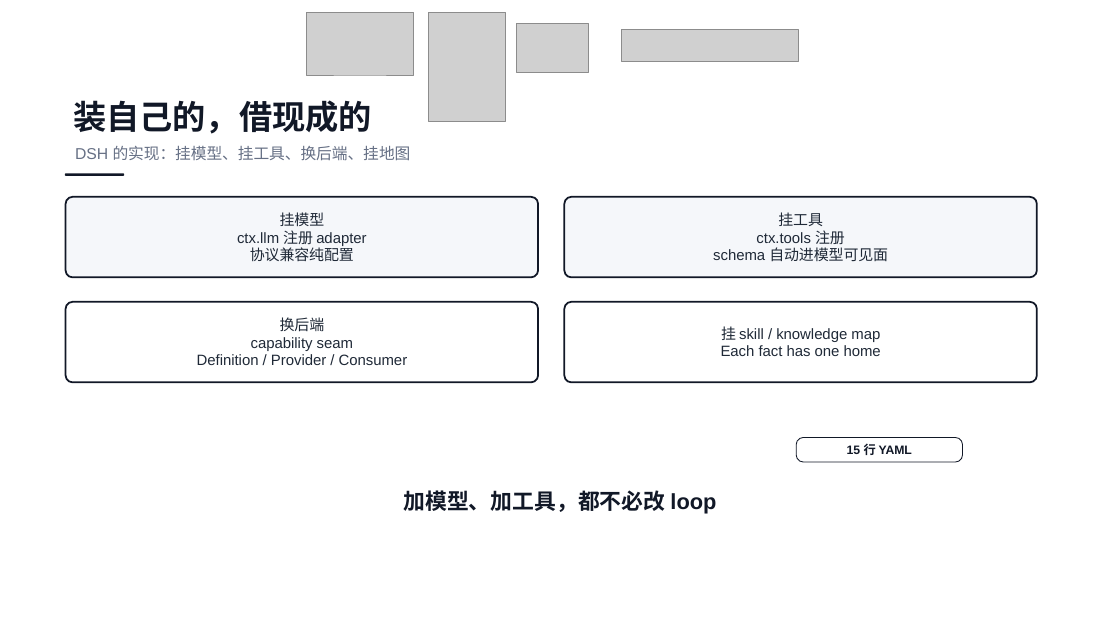
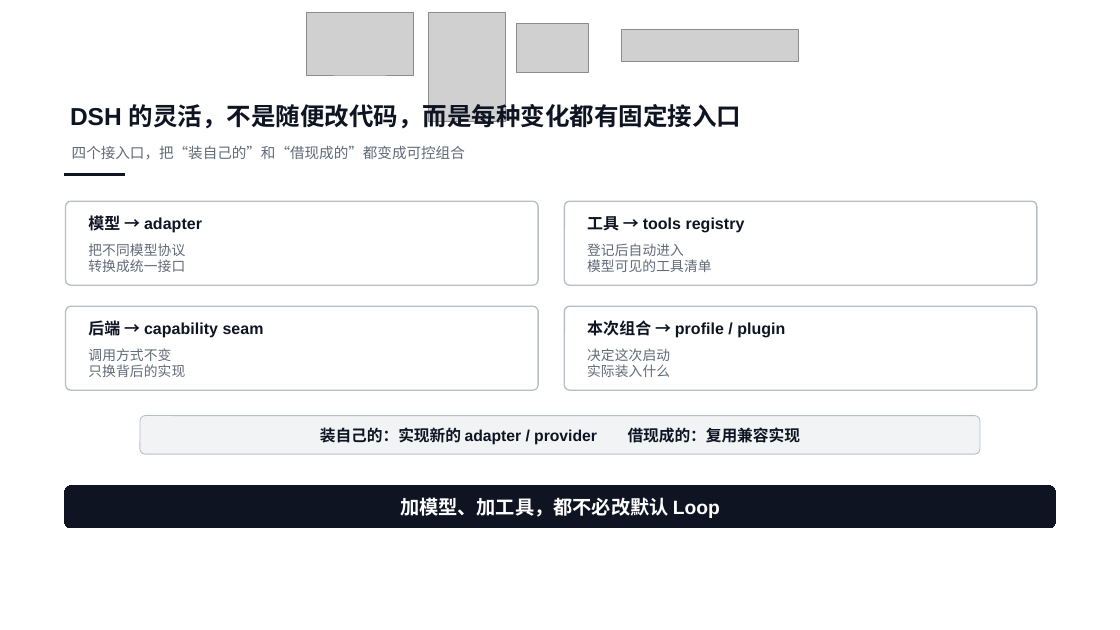
Before and after one commit to ethan-jiang-1/ai_dev_sdlc_aidc, a slide deck: slide 20 of talk-ai-coding-evolution/05_output/v3/OPC航海指南-harness-v3.pptx. Drawn at 1120x630 pixels with LibreOffice and Linux fonts; fonts in the diff are those of the drawing; grey boxes stand for pictures. Boxes give left, top, right and bottom in pixels: in the first picture for what was removed or moved away, otherwise in the second. Text is boxed around its words. In the diff, an @@ line names an element or a change of style, - is before the commit and + after.

```diff
--- a/talk-ai-coding-evolution/05_output/v3/OPC航海指南-harness-v3.pptx
+++ b/talk-ai-coding-evolution/05_output/v3/OPC航海指南-harness-v3.pptx
@@ text added at (70, 100, 741, 128), 21 pt, text #0F1423, bold @@
+DSH 的灵活，不是随便改代码，而是每种变化都有固定接入口
@@ text at (72, 146, 465, 159): text changed; size 28.5 to 12.5 pt; text colour #111827 to #626A78; bold off @@
-装自己的，借现成的
+四个接入口，把“装自己的”和“借现成的”都变成可控组合
@@ text removed at (75, 146, 411, 161) @@
-DSH 的实现：挂模型、挂工具、换后端、挂地图
@@ rounded rectangle removed at (66, 197, 538, 277) @@
-挂模型
-ctx.llm 注册 adapter
-协议兼容纯配置
@@ rounded rectangle added at (66, 202, 538, 286), fill #FFFFFF, outline #B8BEC8 1.13 pt @@
@@ rounded rectangle removed at (565, 197, 1037, 277) @@
-挂工具
-ctx.tools 注册
-schema 自动进模型可见面
@@ rounded rectangle added at (565, 202, 1037, 286), fill #FFFFFF, outline #B8BEC8 1.13 pt @@
@@ text added at (88, 213, 202, 234), 13.8 pt, text #0F1423, bold @@
+模型 → adapter
@@ text added at (587, 216, 745, 233), 13.8 pt, text #0F1423, bold @@
+工具 → tools registry
@@ text added at (88, 243, 185, 272), 11.9 pt, text #626A78 @@
+把不同模型协议
+转换成统一接口
@@ text added at (587, 243, 712, 272), 11.9 pt, text #626A78 @@
+登记后自动进入
+模型可见的工具清单
@@ rounded rectangle added at (66, 307, 538, 391), fill #FFFFFF, outline #B8BEC8 1.13 pt @@
@@ text "后端 → capability seam": place and size @@
-text "后端 → capability seam" at (66, 302, 538, 382)
+text "后端 → capability seam" at (88, 318, 264, 339)
@@ text "后端 → capability seam" at (88, 318, 264, 339): fill #FFFFFF to none; outline #111827 1.5 pt to none @@
@@ text at (88, 318, 264, 339): text changed; size 12.8 to 13.8 pt; text colour #1F2937 to #0F1423; bold on @@
-换后端
-capability seam
-Definition / Provider / Consumer
+后端 → capability seam
@@ rounded rectangle removed at (565, 302, 1037, 382) @@
-挂 skill / knowledge map
-Each fact has one home
@@ rounded rectangle added at (565, 307, 1037, 391), fill #FFFFFF, outline #B8BEC8 1.13 pt @@
@@ text added at (587, 320, 785, 338), 13.8 pt, text #0F1423, bold @@
+本次组合 → profile / plugin
@@ text added at (88, 348, 185, 377), 11.9 pt, text #626A78 @@
+调用方式不变
+只换背后的实现
@@ text added at (587, 348, 670, 377), 11.9 pt, text #626A78 @@
+决定这次启动
+实际装入什么
@@ rounded rectangle added at (140, 416, 981, 455), fill #F1F3F5, outline #B8BEC8 0.75 pt, 13.5 pt, text #0F1423, bold @@
+装自己的：实现新的 adapter / provider 借现成的：复用兼容实现
@@ rounded rectangle removed at (797, 438, 963, 462) @@
-15 行 YAML
@@ rounded rectangle "加模型、加工具，都不必改默认 Loop": place and size @@
-rounded rectangle "加模型、加工具，都不必改默认 Loop" at (403, 490, 716, 514)
+rounded rectangle "加模型、加工具，都不必改默认 Loop" at (65, 486, 1055, 528)
@@ rounded rectangle "加模型、加工具，都不必改默认 Loop" at (65, 486, 1055, 528): fill none to #0F1423; outline none to #0F1423 0 pt @@
@@ text in rounded rectangle at (400, 497, 720, 518): text changed; size 18.8 to 16.5 pt; text colour #111827 to #FFFFFF @@
-加模型、加工具，都不必改 loop
+加模型、加工具，都不必改默认 Loop
```
Also in this commit, not shown: 17 other slides changed, 2 slides added, 2 slides removed, 2 other files.
